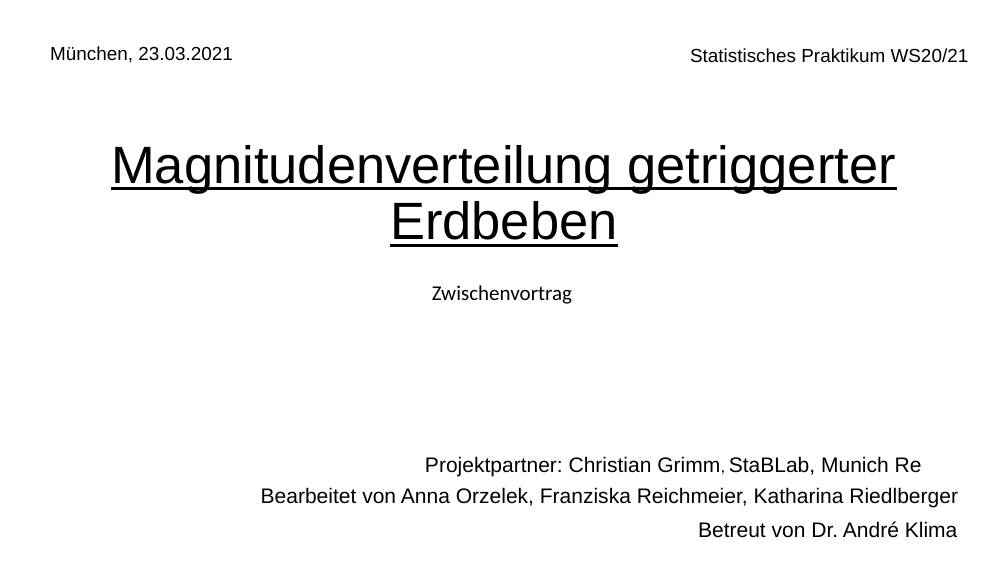
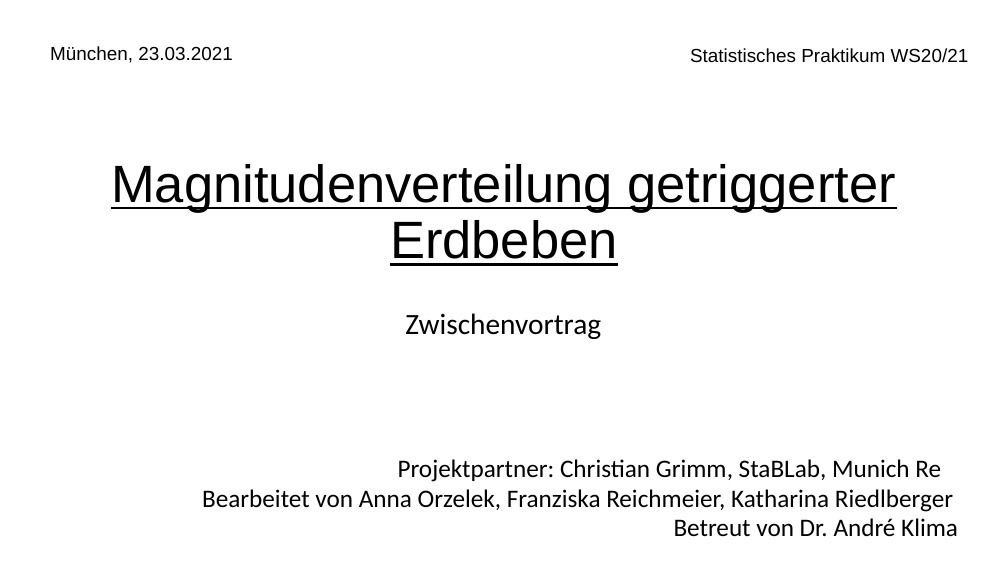
Before and after one commit to Kati77/Praktikum-Erdbeben, a slide deck: slide 1 of PP.pptx. Drawn at 1008x567 pixels with LibreOffice and Linux fonts; fonts in the diff are those of the drawing. Boxes give left, top, right and bottom in pixels: in the first picture for what was removed or moved away, otherwise in the second. Text is boxed around its words. In the diff, an @@ line names an element or a change of style, - is before the commit and + after.

```diff
--- a/PP.pptx
+++ b/PP.pptx
@@ background #FFFFFF to #FFFFFF at 37% opacity @@
@@ title "Magnitudenverteilung getriggerter Erdbeben": place and size @@
-title "Magnitudenverteilung getriggerter Erdbeben" at (111,145,896,247)
+title "Magnitudenverteilung getriggerter Erdbeben" at (111,164,896,266)
@@ text "Zwischenvortrag": place and size @@
-text "Zwischenvortrag" at (432,285,572,304)
+text "Zwischenvortrag" at (405,313,601,339)
@@ text "Zwischenvortrag" at (405,313,601,339): size 20 to 28 pt @@
@@ subtitle "Projektpartner: Christian Grimm, StaBLab, Munich ...": place and size @@
-subtitle "Projektpartner: Christian Grimm, StaBLab, Munich ..." at (425,456,922,477)
+subtitle "Projektpartner: Christian Grimm, StaBLab, Munich ..." at (398,459,941,482)
@@ subtitle "Projektpartner: Christian Grimm, StaBLab, Munich ..." at (398,459,941,482): size 20 to 24 pt, font Arial to Calibri; size 16 to 24 pt in "Grimm," @@
@@ text "Bearbeitet von Anna Orzelek, Franziska ...": place and size @@
-text "Bearbeitet von Anna Orzelek, Franziska ..." at (261,487,958,508)
+text "Bearbeitet von Anna Orzelek, Franziska ..." at (202,489,953,512)
@@ text "Bearbeitet von Anna Orzelek, Franziska ..." at (202,489,953,512): size 20 to 24 pt, font Arial to Calibri @@
@@ text "Betreut von Dr. André Klima": place and size @@
-text "Betreut von Dr. André Klima" at (698,521,958,538)
+text "Betreut von Dr. André Klima" at (674,518,958,537)
@@ text "Betreut von Dr. André Klima" at (674,518,958,537): size 20 to 24 pt, font Arial to Calibri; alignment left to right @@
```
Also in this commit, not shown: 12 other slides changed, 12 slides added, 3 slides removed.
